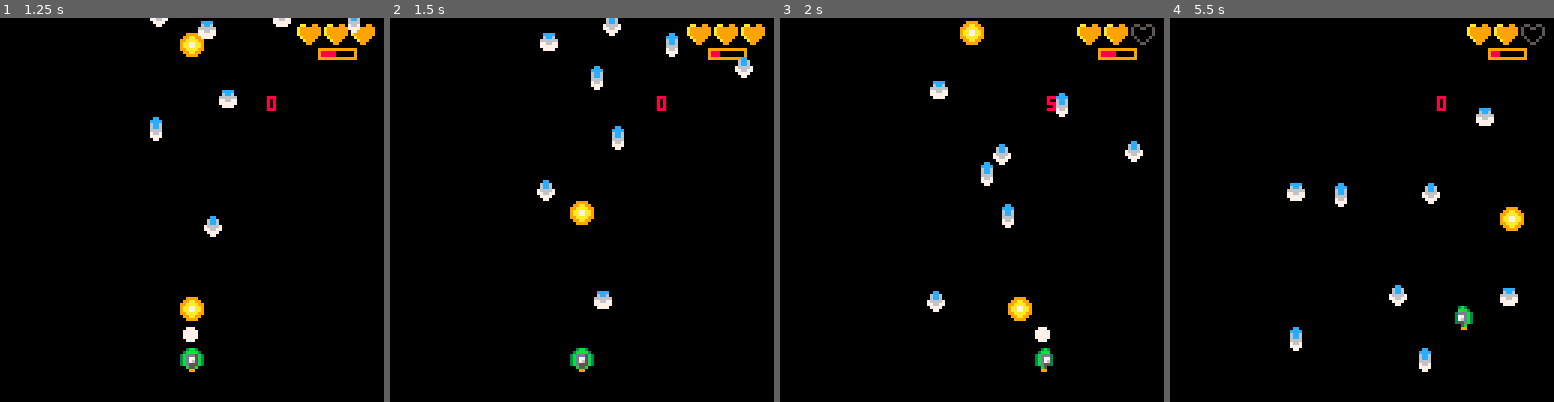
Above: before the commit, frames 1-4 (left to right).
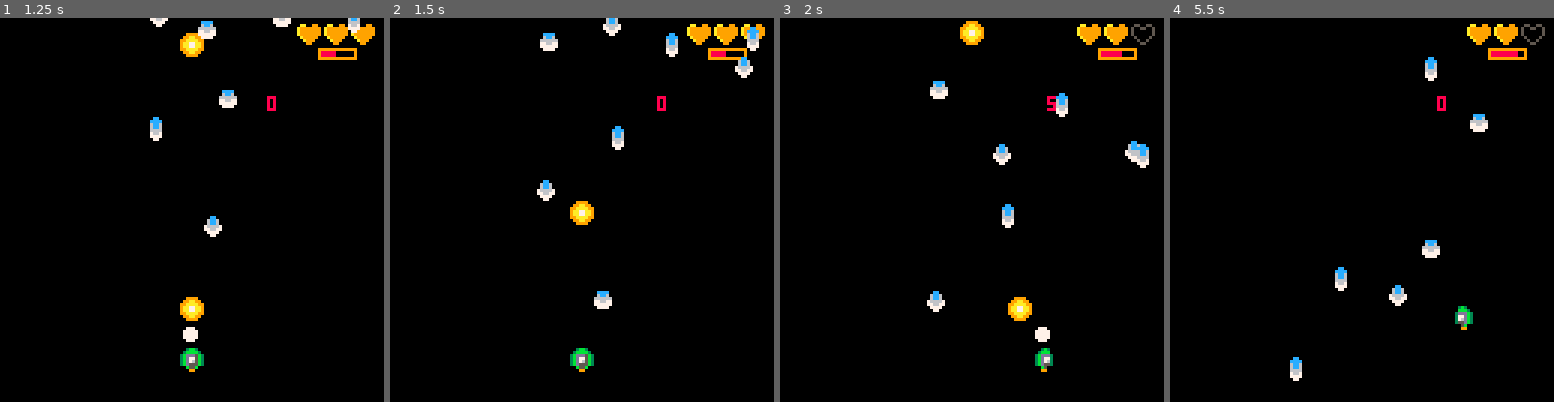
Above: after the commit, the same moments.

Repository: eSuardOdin/my_pico-8_games
Game: PICO-8 cartridge shmup.p8
Two runs of this game, one before a commit and one after it. Both use one fixed random seed, a clock stepped at 60 frames per second and the inputs below.
Inputs:
- Up to frame 1 (1.25 s): tap X (X key) at 0.33, 1.07 s
- Up to frame 2 (1.5 s): no input
- Up to frame 3 (2 s): hold Right from 1.6 s (still down); tap X (X key) at 1.85 s
- Up to frame 4 (5.5 s): release Right at 2.1 s; hold Up 2.15-2.42 s; hold Right 2.47-3.03 s; tap X (X key) at 2.97, 4.08, 5.2 s; hold Left 3.08-3.58 s; hold Down 3.63-3.97 s; hold Right 4.02-4.68 s; hold Up 4.73-5.03 s; hold Left from 5.08 s (still down)

Frame 1 is identical in both runs. In frame 2, 0.4% of the frame differs, in the area x 52-97%, y 2-19%; in frame 3, 0.4%; in frame 4, 2.4%, in the area x 30-93%, y 8-95%.

Commit message:
Collision ok, need to rethink overheat

Diff:
--- a/shmup.p8
+++ b/shmup.p8
@@ -108,9 +108,16 @@
 function fire()
 	if(ship.heat<10)then
 		if(btnp(5)and ship.overheat==false) then
-			blt={}
-			blt.x=ship.x
-			blt.y=ship.y+3
+			blt={
+				x=ship.x,
+				y=ship.y+3,
+				hbox={
+				x1=1,
+				x2=7,
+				y1=1,
+				y2=7
+			}
+			}
 			sfx(0)
 			add(ship.blt,blt)
 			ship.heat+=2
@@ -140,6 +147,7 @@
 end
 
 --remove bullets from array
+--and foes if hit
 function rmv_blt()
 	if(#ship.blt!=0) then
 		for b in all(ship.blt)do
@@ -147,10 +155,18 @@
 			if(b.y<-8)then
 				del(ship.blt,b)
 				ship.heat-=2
-				--remove overheat status
-				if(ship.overheat and #ship.blt==0)then
-					ship.overheat=false
+
+			end
+			for e in all(foes)do
+				if(collision(b,e))then
+					del(ship.blt,b)
+					del(foes,e)
+					--ship.heat-=2
 				end
+			end
+			--remove overheat status
+			if(ship.overheat and #ship.blt==0)then
+				ship.overheat=false
 			end
 		end
 	end
@@ -161,6 +177,7 @@
 	if(#ship.blt!=0) then
 		for b in all(ship.blt)do
 			spr(16, b.x, b.y)
+			--rect(b.x,b.y,b.hbox.x2+b.x,b.hbox.y2+b.y)
 		end
 	end
 end
